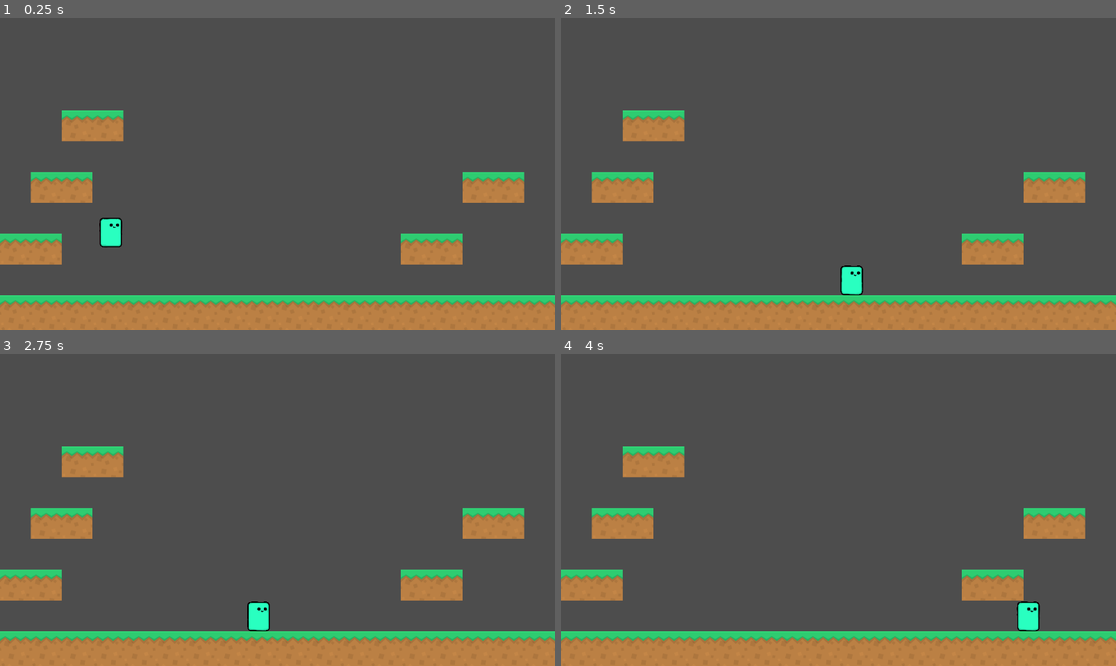
Above: before the commit, frames 1-4 (two rows, left to right).
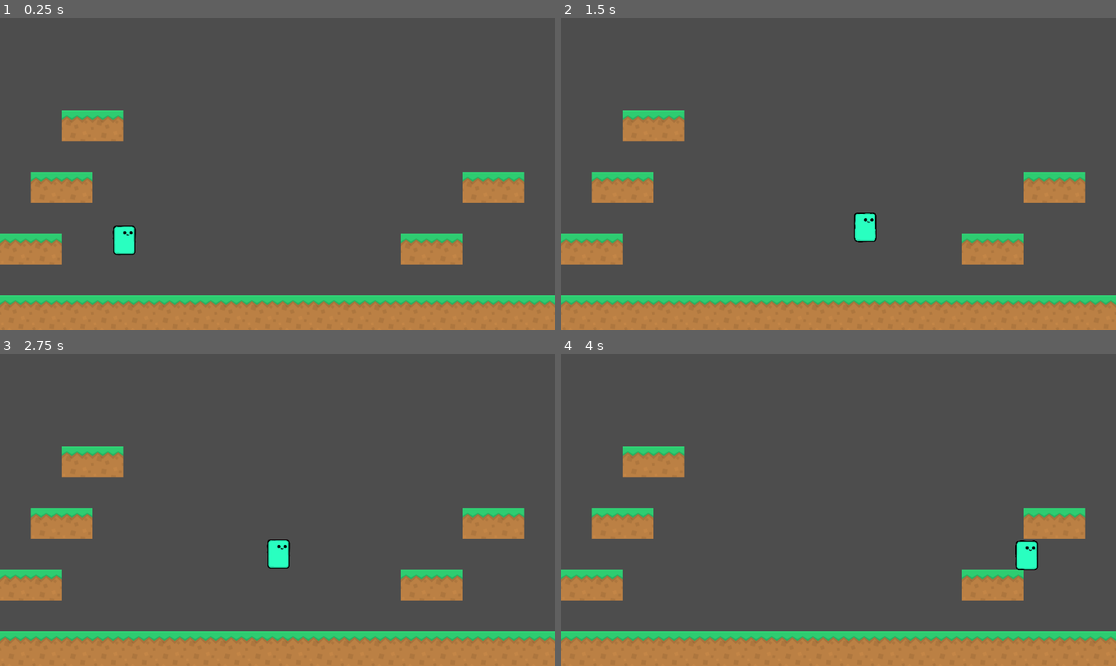
Above: after the commit, the same moments.

Repository: mikanthrop/Projektstudium_Fukurou
Game: Godot game, scene res://assets/scenes/main.tscn
The game is run twice, just before and just after one commit, with the same random seed, the same clock (stepped at 60 frames per second) and the same inputs.
Inputs:
- Up to frame 1 (0.25 s): no input
- Up to frame 2 (1.5 s): hold Up (jump) 0.53-1.28 s; hold Right (move_right) from 0.53 s (still down); tap Up (jump) at 1.35 s
- Up to frame 3 (2.75 s): tap Up (jump) at 1.52, 1.82 s; release Right (move_right) at 2.03 s; hold Left (move_left) from 2.03 s (still down); hold Up (jump) from 2.03 s (still down)
- Up to frame 4 (4 s): release Left (move_left) at 2.78 s; release Up (jump) at 2.78 s; hold Right (move_right) from 2.78 s (still down); tap Up (jump) at 2.85, 3.02, 3.32 s; hold Up (jump) from 3.53 s (still down)

The runs differ from the first frame. In frame 1, 0.6% of the frame differs, in the area x 17-25%, y 63-76%; in frame 2, 0.8%; in frame 3, 0.8%; in frame 4, 0.8%, in the area x 81-87%, y 59-89%.
Error before the commit: Invalid assignment of property or key 'has_jumped' with value of type 'bool' on a base object of type 'CharacterBody2D (Player)'. (res://assets/scripts/Player/…

Commit message:
Feat: made jump easier to configure
uses other variables than before for easier jump designing

Diff:
--- a/assets/scenes/main.tscn
+++ b/assets/scenes/main.tscn
@@ -321,5 +321,5 @@
 layer_0/tile_data = PackedInt32Array(589824, 1, 0, 589825, 1, 0, 589826, 1, 0, 589827, 1, 0, 589828, 1, 0, 589829, 1, 0 …(717 unchanged characters)…
 
 [node name="Player" parent="." instance=ExtResource("2_fsqt4")]
-position = Vector2(230, 417)
+position = Vector2(258, 433)
 scale = Vector2(0.09, 0.09)
--- a/assets/scenes/player.tscn
+++ b/assets/scenes/player.tscn
@@ -18,7 +18,6 @@
 platform_wall_layers = 4
 script = ExtResource("1_wr5ff")
 MOVE_SPEED = 400.0
-JUMP_VELOCITY = -600.0
 state_machine = NodePath("state_machine")
 metadata/_edit_group_ = true
 
@@ -32,33 +31,41 @@
 script = ExtResource("3_o2ahg")
 starting_state = NodePath("idling")
 
-[node name="idling" type="Node" parent="state_machine" node_paths=PackedStringArray("coyote_timer", "walk_state", "jump_state", "fall_state")]
+[node name="idling" type="Node" parent="state_machine" node_paths=PackedStringArray("coyote_timer", "idle_state", "walk_state", "jump_state", "fall_state")]
 script = ExtResource("4_fc6ut")
 coyote_timer = NodePath("../../CoyoteTimer")
+idle_state = NodePath(".")
 walk_state = NodePath("../walking")
 jump_state = NodePath("../jumping")
 fall_state = NodePath("../falling")
 
-[node name="walking" type="Node" parent="state_machine" node_paths=PackedStringArray("coyote_timer", "idle_state", "jump_state", "fall_state")]
+[node name="walking" type="Node" parent="state_machine" node_paths=PackedStringArray("coyote_timer", "idle_state", "walk_state", "jump_state", "fall_state")]
 script = ExtResource("5_r8n51")
 coyote_timer = NodePath("../../CoyoteTimer")
 idle_state = NodePath("../idling")
+walk_state = NodePath(".")
 jump_state = NodePath("../jumping")
 fall_state = NodePath("../falling")
 
-[node name="jumping" type="Node" parent="state_machine" node_paths=PackedStringArray("coyote_timer", "idle_state", "walk_state", "fall_state")]
-script = ExtResource("6_afkgb")
+[node name="jumping" type="Node" parent="state_machine" node_paths=PackedStringArray("coyote_timer", "idle_state", "walk_state", "jump_state", "fall_state")]
+script = ExtResource("6_ggv8h")
 coyote_timer = NodePath("../../CoyoteTimer")
+jump_height = 300.0
+jump_time_to_peak = 0.4
 idle_state = NodePath("../idling")
 walk_state = NodePath("../walking")
+jump_state = NodePath(".")
 fall_state = NodePath("../falling")
 
-[node name="falling" type="Node" parent="state_machine" node_paths=PackedStringArray("coyote_timer", "idle_state", "walk_state", "jump_state")]
+[node name="falling" type="Node" parent="state_machine" node_paths=PackedStringArray("coyote_timer", "idle_state", "walk_state", "jump_state", "fall_state")]
 script = ExtResource("7_hs6ll")
 coyote_timer = NodePath("../../CoyoteTimer")
+jump_height = 200.0
+jump_time_to_descent = 0.2
 idle_state = NodePath("../idling")
 walk_state = NodePath("../walking")
 jump_state = NodePath("../jumping")
+fall_state = NodePath(".")
 
 [node name="CoyoteTimer" type="Timer" parent="."]
 editor_description = "Timer that starts when Player transitions to falling state and has not yet jumped since they were last on the ground. For the duration, the Player can jump.
--- a/assets/scripts/Player/movement/falling.gd
+++ b/assets/scripts/Player/movement/falling.gd
@@ -2,6 +2,10 @@
 
 @export var coyote_timer: Timer
 
+@export var jump_height: float
+@export var jump_time_to_descent: float
+
+@onready var FALL_GRAVITY: float =  (-1) * ((-2 * jump_height) / (jump_time_to_descent * jump_time_to_descent))
 
 func enter() -> void:
 	super()
@@ -28,6 +32,9 @@
 	print("state falling: parent velocity at ", parent.velocity.y)
 
 	# if player stops falling and moves change state to walking
-	if parent.is_on_floor() and parent.velocity.x != 0:
-		return walk_state
-	return self
+	if parent.is_on_floor():
+		if parent.velocity.x != 0:
+			return walk_state
+		if parent.velocity.x == 0:
+			return idle_state
+	return null
--- a/assets/scripts/Player/movement/idling.gd
+++ b/assets/scripts/Player/movement/idling.gd
@@ -15,7 +15,7 @@
 
 
 func process_input(_event: InputEvent) -> Base_State:
-	if Input.is_action_just_pressed("jump"): #and parent.is_on_floor():
+	if Input.is_action_pressed("jump"): #and parent.is_on_floor():
 		return jump_state
 	if Input.is_action_pressed("move_left") or Input.is_action_pressed("move_right"):
 			return walk_state
@@ -24,8 +24,8 @@
 	return null
 
 
-func _process_physics(delta: float) -> Base_State:
+func _process_physics(_delta: float) -> Base_State:
 	if !parent.is_on_floor():
 		self.exit()
 		return fall_state
-	return self
+	return null
--- a/assets/scripts/Player/movement/jumping.gd
+++ b/assets/scripts/Player/movement/jumping.gd
@@ -2,17 +2,35 @@
 
 @export var coyote_timer: Timer
 
+@export var jump_height: float
+@export var jump_time_to_peak: float
+
+@onready var JUMP_VELOCITY: float = (-1.0) * ((2.0 * jump_height) / jump_time_to_peak)
+@onready var JUMP_GRAVITY: float = (-1.0) * ((-2.0 * jump_height) / (jump_time_to_peak * jump_time_to_peak))
+
 
 func enter() -> void:
 	super()
-	parent.has_jumped = true
 	print("changed state to jumping")
-	parent.velocity.y = parent.JUMP_VELOCITY
+	print("JUMP_VELOCITY: ", JUMP_VELOCITY, " | JUMP_GRAVITY: ", JUMP_GRAVITY)
+
+	# set player velocity to calculated jump velocity
+	parent.velocity.y = JUMP_VELOCITY
 	coyote_timer.stop()
 
 
+func _process_input(_event: InputEvent) -> Base_State:
+	print("state jumping: Input before while: ", _event)
+	while _event.is_pressed():
+		print("state jumping: Input: ", Input)
+		parent.velocity.y = 0
+		return fall_state
+	return null
+
 func _process_physics(delta: float) -> Base_State:
-	parent.velocity.y += gravity*delta
+	parent.velocity.y += JUMP_GRAVITY * delta
+	print("state jumping: parent velocity at ", parent.velocity.y)
+
 	# checking for player falling
 	if parent.velocity.y > 0:
 		return fall_state
--- a/assets/scripts/Player/movement/walking.gd
+++ b/assets/scripts/Player/movement/walking.gd
@@ -34,7 +34,7 @@
 # handles actual movement and returns states that change without needing inputs
 func _process_physics(delta: float) -> Base_State:
 	parent.velocity.y += gravity*delta
-	print("velocity: ",  parent.velocity.y)
+	print("state walking: parent velocity x: ",  parent.velocity.x)
 	# if player has negativ y velocity change state to falling
 	if parent.velocity.y > 0 and !parent.is_on_floor():
 		return fall_state
@@ -55,4 +55,4 @@
 	parent.move_and_slide()
 
 	# if player doesn't move change state to idle
-	return self
+	return null
--- a/assets/scripts/Player/player.gd
+++ b/assets/scripts/Player/player.gd
@@ -3,7 +3,6 @@
 
 
 @export var MOVE_SPEED: float
-@export var JUMP_VELOCITY: float
 
 @export var state_machine: Node
 
@@ -18,28 +17,14 @@
 	print_tree_pretty()
 	state_machine.init(self)
 
+
 func _unhandled_input(event):
 	state_machine.process_input(event)
 
+
 func _physics_process(delta):
 	state_machine._process_physics(delta)
-#	# Add the gravity.
-#	if not is_on_floor():
-#		velocity.y += gravity * delta
-#
-#	# Handle Jump.
-#	if Input.is_action_just_pressed("jump") and is_on_floor():
-#		velocity.y = JUMP_VELOCITY
-#
-#	# Get the input direction and handle the movement/deceleration.
-#	# As good practice, you should replace UI actions with custom gameplay actions.
-#	var direction = Input.get_axis("move_left", "move_right")
-#	if direction:
-#		velocity.x = direction * MOVE_SPEED
-#	else:
-#		velocity.x = move_toward(velocity.x, 0, MOVE_SPEED)
-#
-#	move_and_slide()
+
 
 func _process(delta):
 	state_machine.process_frame(delta)
Not shown: 1 places in assets/scenes/player.tscn that only renumber resources
